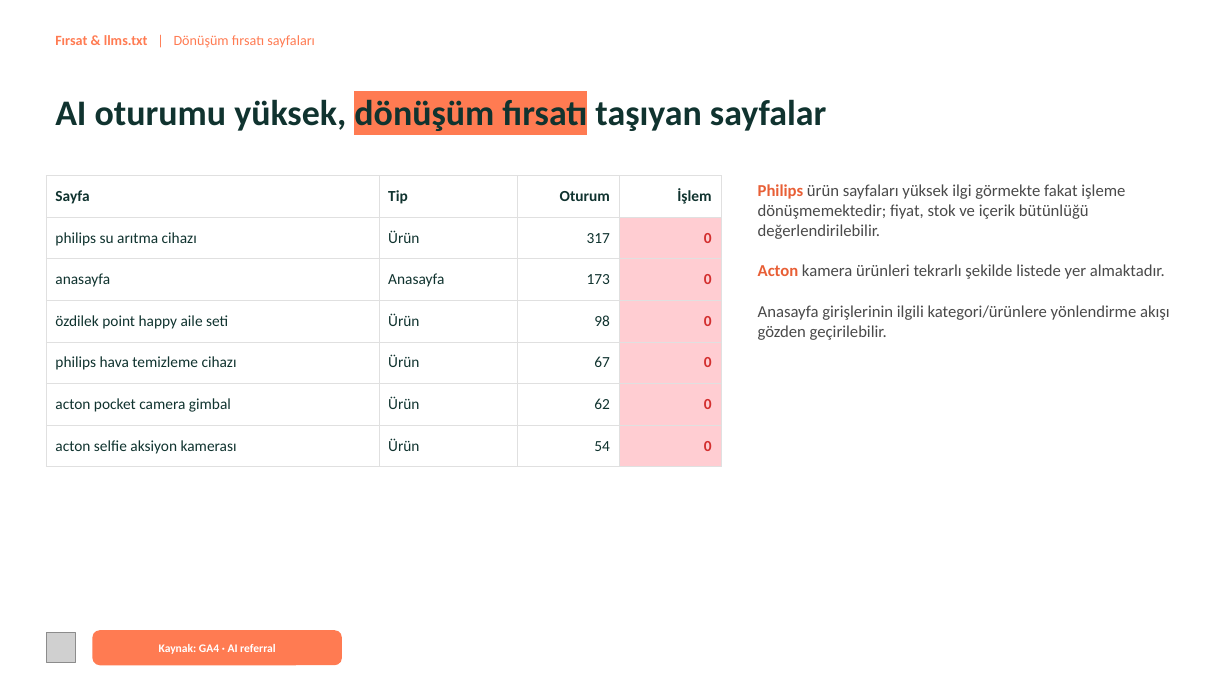
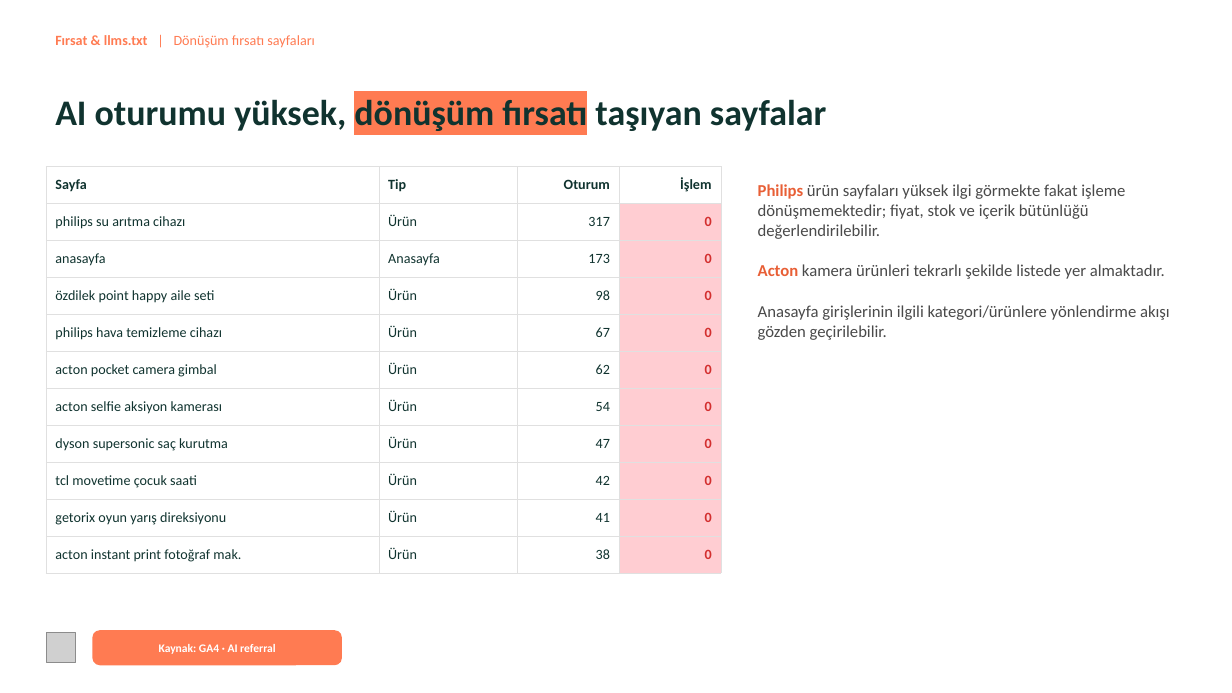
Before and after one commit to erdogan1ozdemir/ozdilekteyim-trafik-analizi, a slide deck: slide 12 of sunum/Ozdilekteyim-AI-Trafik-Analizi-Sunum.pptx. Drawn at 1232x693 pixels with LibreOffice and Linux fonts; fonts in the diff are those of the drawing; grey boxes stand for pictures. Boxes give left, top, right and bottom in pixels: in the first picture for what was removed or moved away, otherwise in the second. Text is boxed around its words. In the diff, an @@ line names an element or a change of style, - is before the commit and + after.

```diff
--- a/sunum/Ozdilekteyim-AI-Trafik-Analizi-Sunum.pptx
+++ b/sunum/Ozdilekteyim-AI-Trafik-Analizi-Sunum.pptx
@@ table at <box>46,166,721,566</box> @@
+row 8: dyson supersonic saç kurutma | Ürün | 47 | 0
+row 9: tcl movetime çocuk saati | Ürün | 42 | 0
+row 10: getorix oyun yarış direksiyonu | Ürün | 41 | 0
+row 11: acton instant print fotoğraf mak. | Ürün | 38 | 0
@@ table: place and size @@
-table at <box>46,176,721,458</box>
+table at <box>46,166,721,566</box>
```
Also in this commit, not shown: 2 other slides changed, 3 other files.
